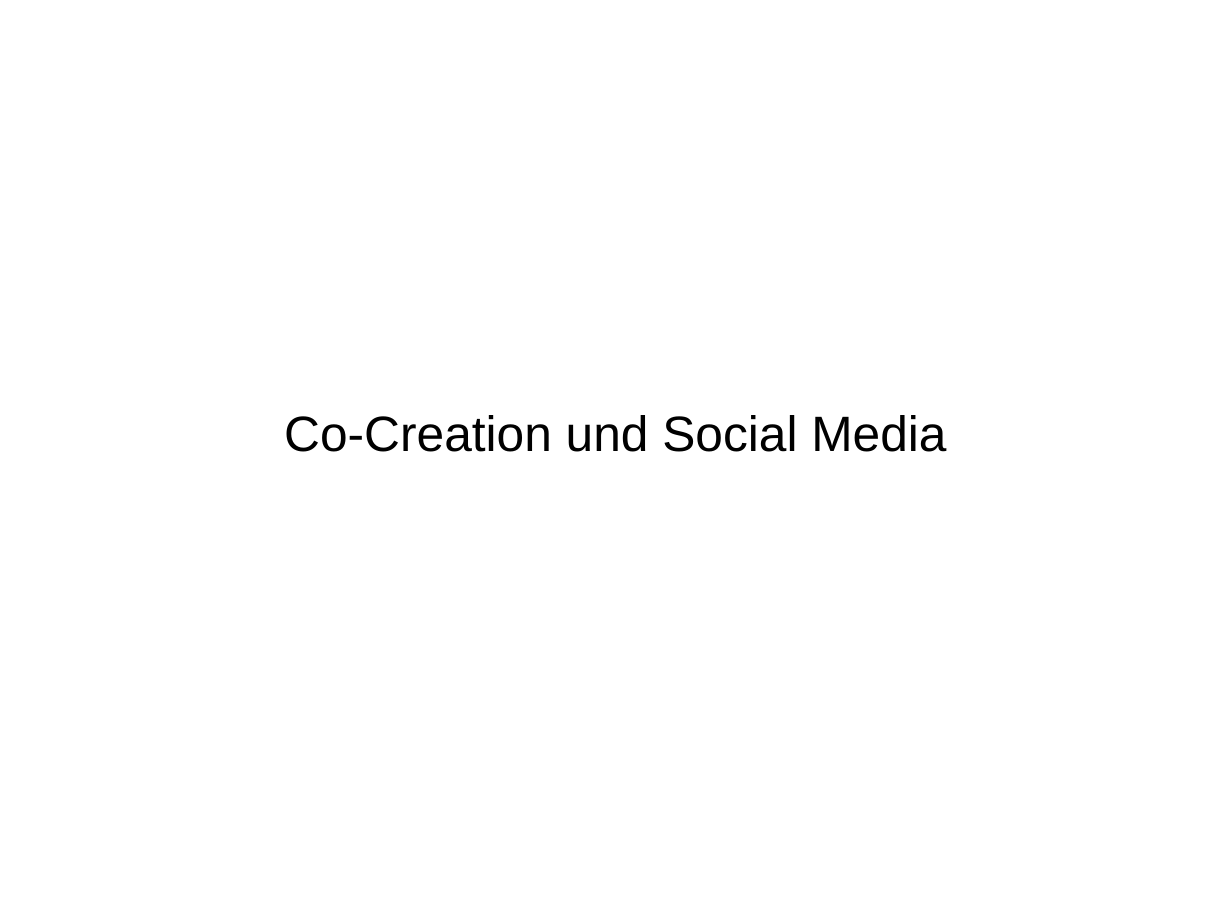
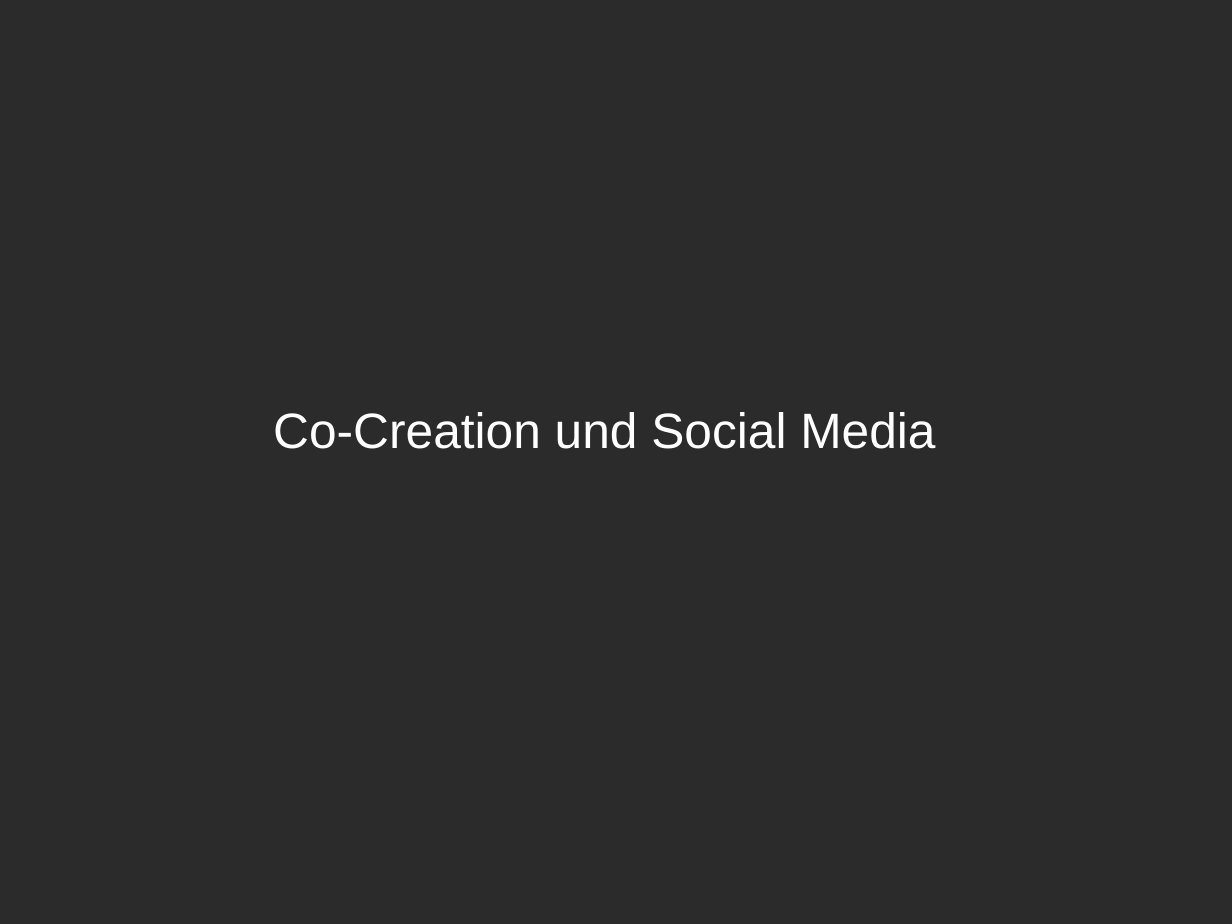
Before and after one commit to Anton1718/IMM_SocialMediaInADevelopmentProcess4711, a slide deck: slide 1 of Folien-Co-Creation.odp. Drawn at 1232x924 pixels with LibreOffice and Linux fonts; fonts in the diff are those of the drawing; background and template pictures are left out; a plain dark background stands for a picture behind light text. Boxes give left, top, right and bottom in pixels: in the first picture for what was removed or moved away, otherwise in the second. Text is boxed around its words. In the diff, an @@ line names an element or a change of style, - is before the commit and + after.

```diff
--- a/Folien-Co-Creation.odp
+++ b/Folien-Co-Creation.odp
@@ background #FFFFFF to picture (left out) @@
@@ subtitle "Co-Creation und Social Media": place and size @@
-subtitle "Co-Creation und Social Media" at bbox=[284, 415, 946, 452]
+subtitle "Co-Creation und Social Media" at bbox=[273, 412, 935, 449]
@@ subtitle "Co-Creation und Social Media" at bbox=[273, 412, 935, 449]: text colour #000000 to #FFFFFF @@
```
Also in this commit, not shown: 14 other slides changed, 1 slide added, 1 other file.
